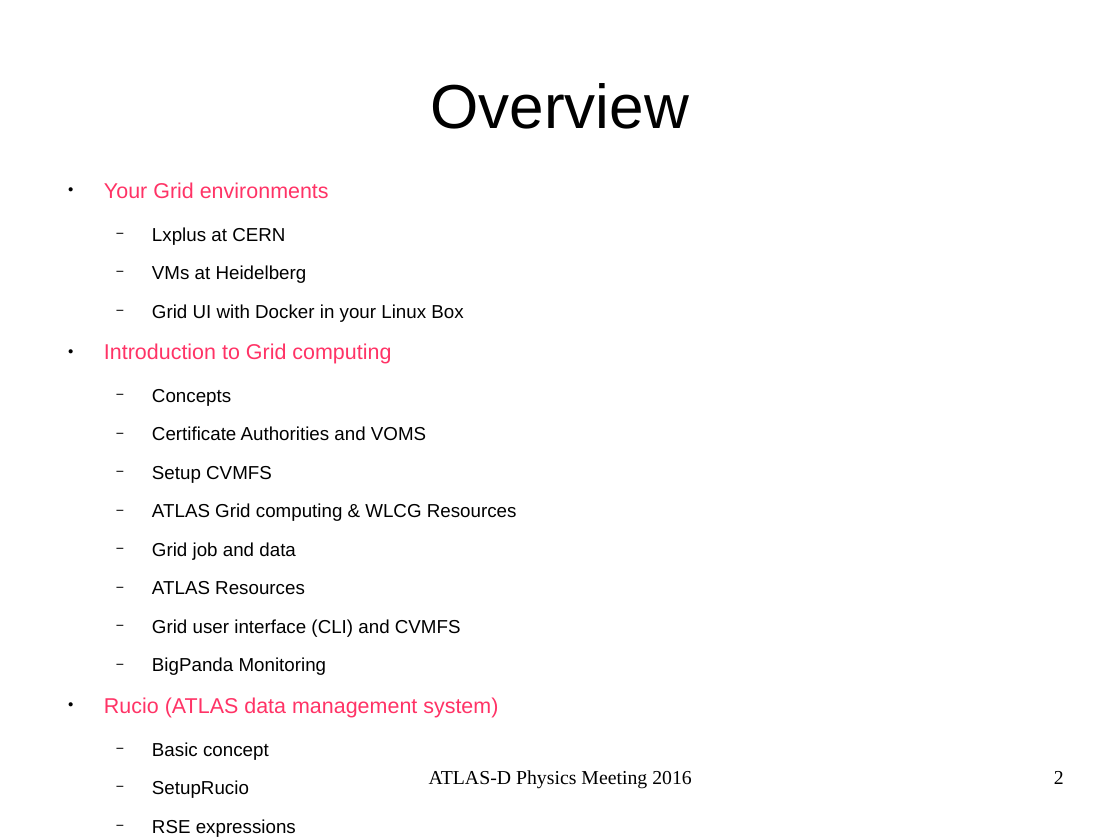
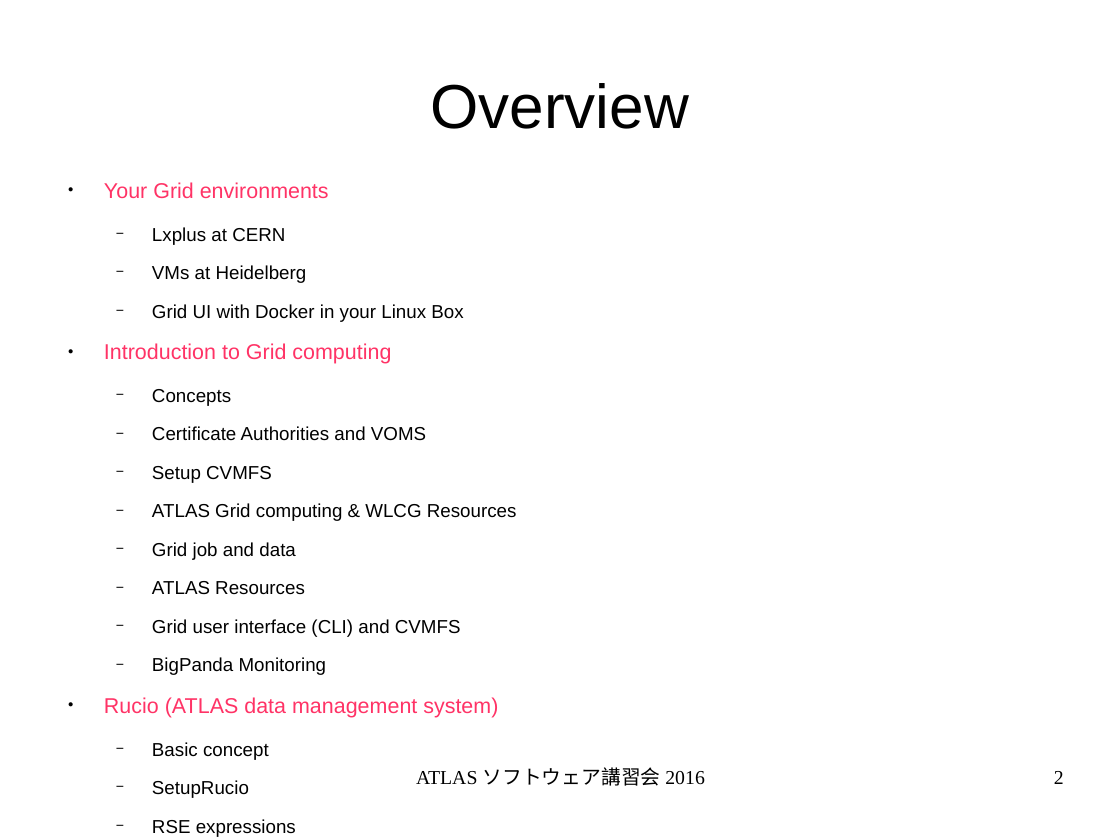
Before and after one commit to GenKawamura/2016-ATLAS-Japan-computing-tutorial, a slide deck: slide 2 of slides/odp/job_management.odp. Drawn at 1120x840 pixels with LibreOffice and Linux fonts; fonts in the diff are those of the drawing. Boxes give left, top, right and bottom in pixels: in the first picture for what was removed or moved away, otherwise in the second. Text is boxed around its words. In the diff, an @@ line names an element or a change of style, - is before the commit and + after.

```diff
--- a/slides/odp/job_management.odp
+++ b/slides/odp/job_management.odp
@@ text at <box>416,767,705,786</box>: text changed @@
-ATLAS-D Physics Meeting 2016
+ATLAS ソフトウェア講習会 2016
```
Also in this commit, not shown: 6 other slides changed, 9 slides added, 8 other files.
